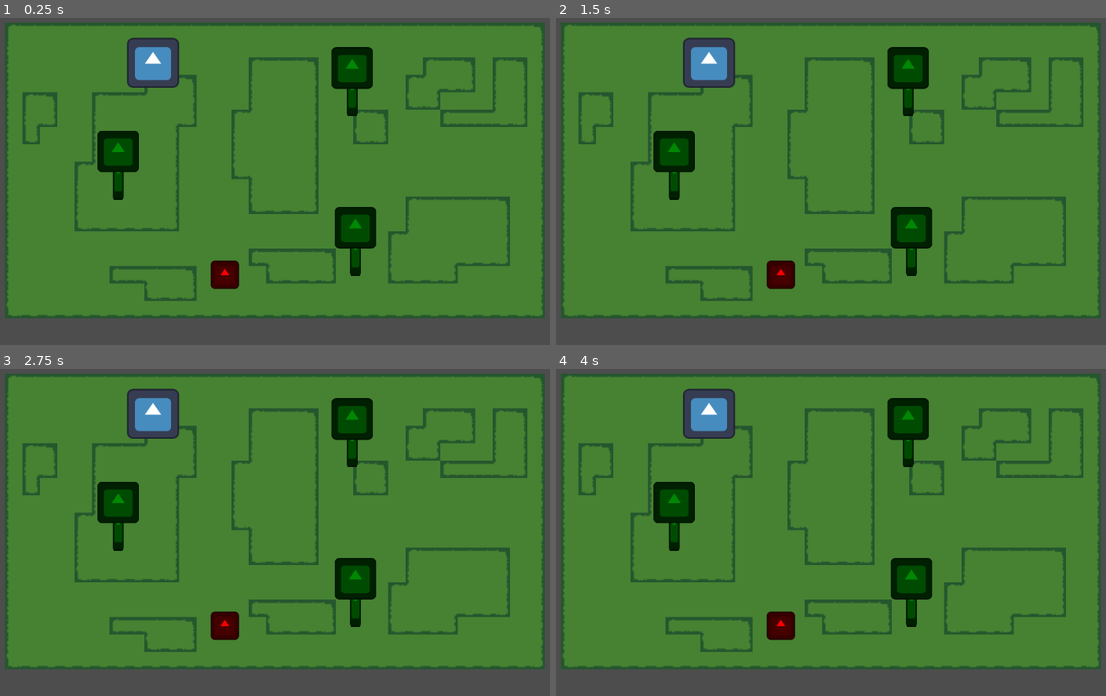
Above: before the commit, frames 1-4 (two rows, left to right).
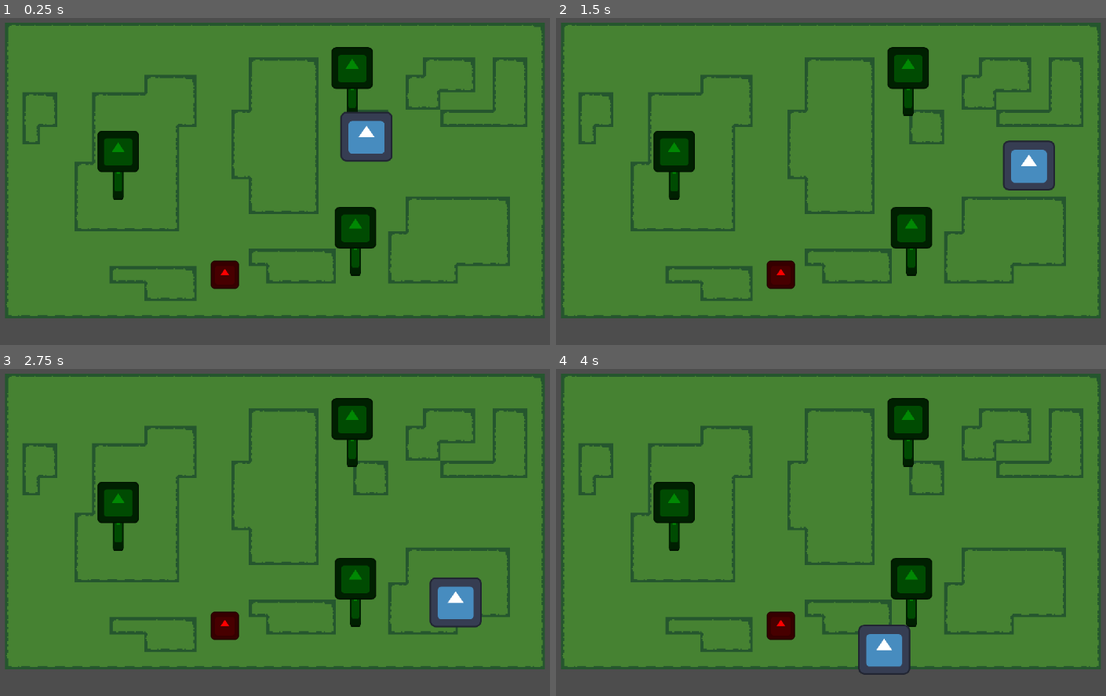
Above: after the commit, the same moments.

Repository: mjingeaux/SilentHarvest-8INF960
Game: Godot game, scene res://gameplay/levels/level_1.tscn
Two runs of this game, one before a commit and one after it. Both use one fixed random seed, a clock stepped at 60 frames per second and the inputs below. The engine's default icon, where the game draws it, is replaced by a stand-in: a white triangle on a blue panel in a dark square.
Inputs:
- Up to frame 1 (0.25 s): no input
- Up to frame 2 (1.5 s): tap Enter (ui_accept) at 0.5, 0.77 s; hold Right (ui_right) from 0.53 s (still down)
- Up to frame 3 (2.75 s): tap Enter (ui_accept) at 1.52 s; release Right (ui_right) at 2.03 s; hold Left (ui_left) from 2.03 s (still down)
- Up to frame 4 (4 s): release Left (ui_left) at 2.78 s; hold Right (ui_right) from 2.78 s (still down); tap Enter (ui_accept) at 3.02, 3.77 s

The runs differ from the first frame. In frame 1, 2.9% of the frame differs, in the area x 23-72%, y 5-78%; in frame 2, 2.9%, in the area x 23-91%, y 5-78%; in frame 3, 2.9%; in frame 4, 2.8%.
Error before the commit: Parse Error: Preload file "res://Enemies/Scenes/ExclamationMark.tscn" does not exist. (res://gameplay/entities/enemies/enemy.gd:49)

Commit message:
merged gamemanager into main

Diff:
--- a/silentharvest/gameplay/entities/enemies/ExclamationMark.tscn
+++ b/silentharvest/gameplay/entities/enemies/ExclamationMark.tscn
@@ -1,6 +1,6 @@
 [gd_scene load_steps=2 format=3 uid="uid://qexsipij86go"]
 
-[ext_resource type="Texture2D" uid="uid://crigktfbspyrv" path="res://warning.png" id="1_nx2w4"]
+[ext_resource type="Texture2D" uid="uid://crigktfbspyrv" path="res://assets/sprites/warning.png" id="1_nx2w4"]
 
 [node name="ExclamationMark" type="Node2D"]
 
--- a/silentharvest/gameplay/entities/enemies/enemy.gd
+++ b/silentharvest/gameplay/entities/enemies/enemy.gd
@@ -46,7 +46,7 @@
 
 func update_animation(state : String) -> void:
 	if state == "chase":
-		var exclamation = preload("res://Enemies/Scenes/ExclamationMark.tscn").instantiate()
+		var exclamation = preload("res://gameplay/entities/enemies/ExclamationMark.tscn").instantiate()
 		add_child(exclamation)
 		await get_tree().create_timer(0.5).timeout
 		remove_child(exclamation)
--- /dev/null
+++ b/silentharvest/gameplay/levels/test_chase.tscn
@@ -0,0 +1,8 @@
+[gd_scene load_steps=2 format=3 uid="uid://b13556wayypnq"]
+
+[ext_resource type="PackedScene" uid="uid://cs1plvef6f8u1" path="res://gameplay/entities/enemies/HumanEnemy.tscn" id="1_nrs3p"]
+
+[node name="TestChase" type="Node2D"]
+
+[node name="HumanEnemy" parent="." instance=ExtResource("1_nrs3p")]
+position = Vector2(413, 145)
--- a/silentharvest/project.godot
+++ b/silentharvest/project.godot
@@ -32,7 +32,41 @@
 "res://globals/": "gray"
 }
 
+[input]
+
+up={
+"deadzone": 0.5,
+"events": [Object(InputEventKey,"resource_local_to_scene":false,"resource_name":"","device":-1,"window_id":0,"alt_pressed":false,"shift_pressed":false,"ctrl_pressed":false,"meta_pressed":false,"pressed":false,"keycode":0,"physical_keycode":87,"key_label":0,"unicode":122,"location":0,"echo":false,"script":null)
+, Object(InputEventKey,"resource_local_to_scene":false,"resource_name":"","device":-1,"window_id":0,"alt_pressed":false,"shift_pressed":false,"ctrl_pressed":false,"meta_pressed":false,"pressed":false,"keycode":0,"physical_keycode":4194320,"key_label":0,"unicode":0,"location":0,"echo":false,"script":null)
+]
+}
+down={
+"deadzone": 0.5,
+"events": [Object(InputEventKey,"resource_local_to_scene":false,"resource_name":"","device":-1,"window_id":0,"alt_pressed":false,"shift_pressed":false,"ctrl_pressed":false,"meta_pressed":false,"pressed":false,"keycode":0,"physical_keycode":83,"key_label":0,"unicode":115,"location":0,"echo":false,"script":null)
+, Object(InputEventKey,"resource_local_to_scene":false,"resource_name":"","device":-1,"window_id":0,"alt_pressed":false,"shift_pressed":false,"ctrl_pressed":false,"meta_pressed":false,"pressed":false,"keycode":0,"physical_keycode":4194322,"key_label":0,"unicode":0,"location":0,"echo":false,"script":null)
+]
+}
+left={
+"deadzone": 0.5,
+"events": [Object(InputEventKey,"resource_local_to_scene":false,"resource_name":"","device":-1,"window_id":0,"alt_pressed":false,"shift_pressed":false,"ctrl_pressed":false,"meta_pressed":false,"pressed":false,"keycode":0,"physical_keycode":4194319,"key_label":0,"unicode":0,"location":0,"echo":false,"script":null)
+, Object(InputEventKey,"resource_local_to_scene":false,"resource_name":"","device":-1,"window_id":0,"alt_pressed":false,"shift_pressed":false,"ctrl_pressed":false,"meta_pressed":false,"pressed":false,"keycode":0,"physical_keycode":65,"key_label":0,"unicode":113,"location":0,"echo":false,"script":null)
+]
+}
+right={
+"deadzone": 0.5,
+"events": [Object(InputEventKey,"resource_local_to_scene":false,"resource_name":"","device":-1,"window_id":0,"alt_pressed":false,"shift_pressed":false,"ctrl_pressed":false,"meta_pressed":false,"pressed":false,"keycode":0,"physical_keycode":68,"key_label":0,"unicode":100,"location":0,"echo":false,"script":null)
+, Object(InputEventKey,"resource_local_to_scene":false,"resource_name":"","device":-1,"window_id":0,"alt_pressed":false,"shift_pressed":false,"ctrl_pressed":false,"meta_pressed":false,"pressed":false,"keycode":0,"physical_keycode":4194321,"key_label":0,"unicode":0,"location":0,"echo":false,"script":null)
+]
+}
+crouch={
+"deadzone": 0.5,
+"events": [Object(InputEventKey,"resource_local_to_scene":false,"resource_name":"","device":-1,"window_id":0,"alt_pressed":false,"shift_pressed":false,"ctrl_pressed":false,"meta_pressed":false,"pressed":false,"keycode":0,"physical_keycode":4194325,"key_label":0,"unicode":0,"location":0,"echo":false,"script":null)
+, Object(InputEventKey,"resource_local_to_scene":false,"resource_name":"","device":-1,"window_id":0,"alt_pressed":false,"shift_pressed":false,"ctrl_pressed":false,"meta_pressed":false,"pressed":false,"keycode":0,"physical_keycode":4194438,"key_label":0,"unicode":48,"location":0,"echo":false,"script":null)
+]
+}
+
 [rendering]
 
+textures/canvas_textures/default_texture_filter=0
 renderer/rendering_method="gl_compatibility"
 renderer/rendering_method.mobile="gl_compatibility"
--- a/silentharvest/test_chase.tscn
+++ /dev/null
@@ -1,8 +0,0 @@
-[gd_scene load_steps=2 format=3 uid="uid://cglq8jyi26srj"]
-
-[ext_resource type="PackedScene" uid="uid://cs1plvef6f8u1" path="res://Enemies/Scenes/HumanEnemy.tscn" id="1_q23el"]
-
-[node name="TestChase" type="Node2D"]
-
-[node name="HumanEnemy" parent="." instance=ExtResource("1_q23el")]
-position = Vector2(413, 145)
Renamed: silentharvest/warning.png -> silentharvest/assets/sprites/warning.png
Not shown, changed: silentharvest/assets/sprites/warning.png.import
